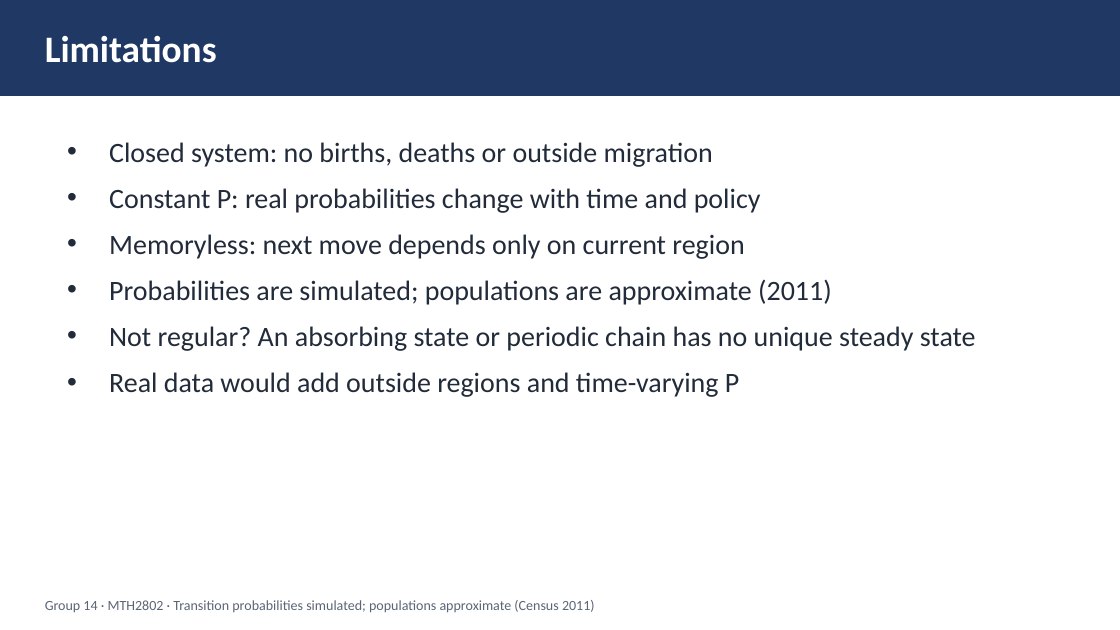
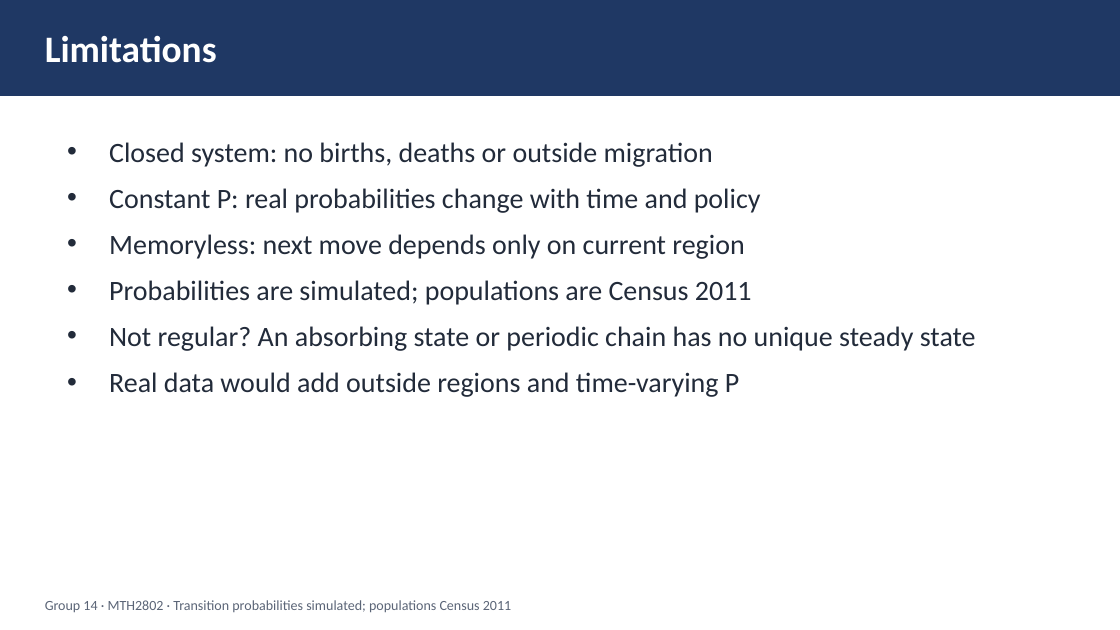
Before and after one commit to CRYPT-hack/population-prediction-, a slide deck: slide 7 of submission/Group14_Slides.pptx. Drawn at 1120x630 pixels with LibreOffice and Linux fonts; fonts in the diff are those of the drawing. Boxes give left, top, right and bottom in pixels: in the first picture for what was removed or moved away, otherwise in the second. Text is boxed around its words. In the diff, an @@ line names an element or a change of style, - is before the commit and + after.

```diff
--- a/submission/Group14_Slides.pptx
+++ b/submission/Group14_Slides.pptx
@@ text at (x1=109, y1=280, x2=752, y2=305): text changed @@
-• Probabilities are simulated; populations are approximate (2011)
+• Probabilities are simulated; populations are Census 2011
@@ text at (x1=45, y1=600, x2=511, y2=613): text changed @@
-Group 14 · MTH2802 · Transition probabilities simulated; populations approximate (Census 2011)
+Group 14 · MTH2802 · Transition probabilities simulated; populations Census 2011
```
Also in this commit, not shown: 5 other slides changed.
